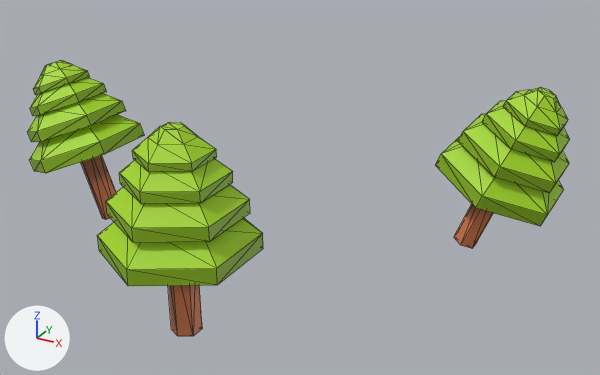
The OBJ model assets/tile3/treeTile3.obj, before and after one commit.
Rendered twice from a camera (50 mm lens) standing at (3.54, -6.03, 7.24) and looking at (0.12, 0.18, 4.13). The axes (+X, +Y, +Z) are drawn at lower left. The lights are the same throughout. Mesh edges are drawn as thin lines. Where no turn or scale is listed for an object, it has been applied to the vertices.

In view in the first picture: 'TreeTile3_Cylinder.006'.
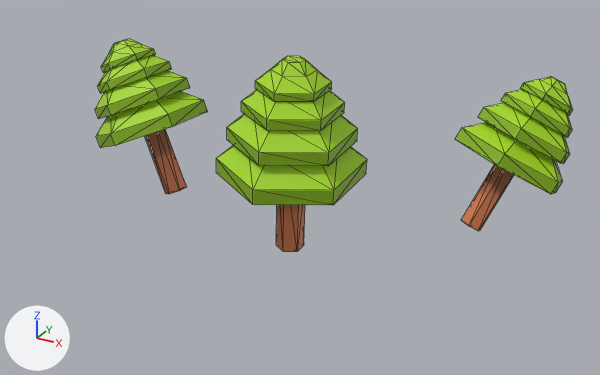
Pixel boxes (x1, y1, x2, y2) of what changed, in the pictures (600 x 375 px; the box of a moved part takes in the faces that stretch with it):
'TreeTile3_Cylinder.006', reshaped (12% narrower, 23% shorter)
    before: (28, 60, 570, 336)
    after: (95, 39, 573, 252)
part 1 of me_treetile3_cylinder_006, moved or reshaped
    before: (80, 155, 116, 219)
    after: (145, 129, 186, 194)
part 2 of me_treetile3_cylinder_006, moved or reshaped
    before: (29, 115, 144, 173)
    after: (96, 91, 208, 148)
part 3 of me_treetile3_cylinder_006, moved or reshaped
    before: (28, 93, 126, 142)
    after: (95, 70, 190, 119)
part 4 of me_treetile3_cylinder_006, moved or reshaped
    before: (30, 77, 107, 116)
    after: (97, 55, 172, 93)
part 5 of me_treetile3_cylinder_006, moved or reshaped
    before: (33, 60, 90, 95)
    after: (101, 39, 156, 72)
part 6 of me_treetile3_cylinder_006, moved or reshaped
    before: (454, 204, 493, 248)
    after: (276, 205, 305, 252)
part 7 of me_treetile3_cylinder_006, moved or reshaped
    before: (435, 137, 563, 226)
    after: (216, 145, 367, 205)
part 8 of me_treetile3_cylinder_006, moved or reshaped
    before: (458, 114, 569, 193)
    after: (227, 114, 358, 166)
part 9 of me_treetile3_cylinder_006, moved or reshaped
    before: (482, 100, 570, 162)
    after: (241, 90, 345, 131)
part 10 of me_treetile3_cylinder_006, moved or reshaped
    before: (503, 87, 568, 136)
    after: (255, 56, 332, 102)
part 11 of me_treetile3_cylinder_006, moved or reshaped
    before: (168, 285, 202, 336)
    after: (461, 164, 514, 231)
part 12 of me_treetile3_cylinder_006, moved or reshaped
    before: (97, 218, 263, 286)
    after: (455, 123, 562, 194)
part 13 of me_treetile3_cylinder_006, moved or reshaped
    before: (106, 185, 250, 243)
    after: (478, 103, 570, 164)
part 14 of me_treetile3_cylinder_006, moved or reshaped
    before: (119, 159, 233, 204)
    after: (501, 90, 572, 138)
part 15 of me_treetile3_cylinder_006, moved or reshaped
    before: (132, 122, 217, 172)
    after: (520, 76, 573, 115)

Diff of the bpy script that builds the scene:
```diff
--- a/assets/tile3/treeTile3.obj.py
+++ b/assets/tile3/treeTile3.obj.py
@@ me_treetile3_cylinder_006 @@
 me_treetile3_cylinder_006.from_pydata(...)  # 270 vertices, 480 faces; spans x -2.86..2.29, y -2.21..1.65, z 3.39..5.27
+# me_treetile3_cylinder_006 part 1: the loose piece of 12 vertices spanning x -2.44..-1.95, y -0.12..0.12, z 3.39..4.25 is multiplied about its middle by the matrix ((1.0, 0.007, -0.031), (-0.006, 0.999, 0.034), (0.031, -0.034, 0.999)), then moved by (0.39, 0.6, 0.14)
+# me_treetile3_cylinder_006 part 2: the loose piece of 18 vertices spanning x -2.84..-1.79, y -0.62..0.62, z 3.89..4.51 is multiplied about its middle by the matrix ((1.0, 0.007, -0.031), (-0.006, 0.999, 0.034), (0.031, -0.034, 0.999)), then moved by (0.38, 0.61, 0.14)
+# me_treetile3_cylinder_006 part 3: the loose piece of 18 vertices spanning x -2.86..-1.97, y -0.53..0.53, z 4.2..4.72 is multiplied about its middle by the matrix ((1.0, 0.007, -0.031), (-0.006, 0.999, 0.034), (0.031, -0.034, 0.999)), then moved by (0.37, 0.62, 0.13)
+# me_treetile3_cylinder_006 part 4: the loose piece of 18 vertices spanning x -2.85..-2.15, y -0.41..0.41, z 4.47..4.87 is multiplied about its middle by the matrix ((1.0, 0.007, -0.031), (-0.006, 0.999, 0.034), (0.031, -0.034, 0.999)), then moved by (0.37, 0.63, 0.13)
+# me_treetile3_cylinder_006 part 5: the loose piece of 24 vertices spanning x -2.82..-2.31, y -0.3..0.3, z 4.68..5.03 is multiplied about its middle by the matrix ((1.0, 0.007, -0.031), (-0.006, 0.999, 0.034), (0.031, -0.034, 0.999)), then moved by (0.36, 0.64, 0.13)
+# me_treetile3_cylinder_006 part 6: the loose piece of 12 vertices spanning x 1.37..1.87, y 0.92..1.16, z 3.49..4.35 is multiplied about its middle by the matrix ((0.954, -0.009, -0.301), (-0.01, 0.998, -0.061), (0.301, 0.061, 0.952)), then moved by (-1.22, -1.53, 0.39)
+# me_treetile3_cylinder_006 part 7: the loose piece of 18 vertices spanning x 1.22..2.27, y 0.42..1.65, z 3.99..4.61 is multiplied about its middle by the matrix ((0.954, -0.009, -0.301), (-0.01, 0.998, -0.061), (0.301, 0.061, 0.952)), then moved by (-1.34, -1.55, 0.41)
+# me_treetile3_cylinder_006 part 8: the loose piece of 18 vertices spanning x 1.4..2.29, y 0.51..1.56, z 4.3..4.83 is multiplied about its middle by the matrix ((0.954, -0.009, -0.301), (-0.01, 0.998, -0.061), (0.301, 0.061, 0.952)), then moved by (-1.42, -1.57, 0.42)
+# me_treetile3_cylinder_006 part 9: the loose piece of 18 vertices spanning x 1.59..2.28, y 0.63..1.45, z 4.57..4.98 is multiplied about its middle by the matrix ((0.954, -0.009, -0.301), (-0.01, 0.998, -0.061), (0.301, 0.061, 0.952)), then moved by (-1.49, -1.58, 0.44)
+# me_treetile3_cylinder_006 part 10: the loose piece of 24 vertices spanning x 1.75..2.25, y 0.74..1.34, z 4.78..5.13 is multiplied about its middle by the matrix ((0.954, -0.009, -0.301), (-0.01, 0.998, -0.061), (0.301, 0.061, 0.952)), then moved by (-1.55, -1.6, 0.45)
+# me_treetile3_cylinder_006 part 11: the loose piece of 12 vertices spanning x -0.03..0.18, y -1.71..-1.47, z 3.59..4.43 is multiplied about its middle by the matrix ((0.935, -0.098, 0.341), (-0.037, 0.929, 0.369), (-0.353, -0.357, 0.865)), then moved by (1.43, 3.31, -0.21)
+# me_treetile3_cylinder_006 part 12: the loose piece of 18 vertices spanning x -0.47..0.61, y -2.21..-0.97, z 4.29..4.62 is multiplied about its middle by the matrix ((0.935, -0.098, 0.341), (-0.037, 0.929, 0.369), (-0.353, -0.357, 0.865)), then moved by (1.58, 3.47, -0.27)
+# me_treetile3_cylinder_006 part 13: the loose piece of 18 vertices spanning x -0.39..0.52, y -2.12..-1.06, z 4.58..4.87 is multiplied about its middle by the matrix ((0.935, -0.098, 0.341), (-0.037, 0.929, 0.369), (-0.353, -0.357, 0.865)), then moved by (1.68, 3.58, -0.3)
+# me_treetile3_cylinder_006 part 14: the loose piece of 18 vertices spanning x -0.29..0.42, y -2.0..-1.18, z 4.83..5.06 is multiplied about its middle by the matrix ((0.935, -0.098, 0.341), (-0.037, 0.929, 0.369), (-0.353, -0.357, 0.865)), then moved by (1.75, 3.65, -0.33)
+# me_treetile3_cylinder_006 part 15: the loose piece of 24 vertices spanning x -0.19..0.33, y -1.89..-1.29, z 5.03..5.27 is multiplied about its middle by the matrix ((0.935, -0.098, 0.341), (-0.037, 0.929, 0.369), (-0.353, -0.357, 0.865)), then moved by (1.82, 3.73, -0.36)
 me_treetile3_cylinder_006.materials.append(mat_tree)
```
